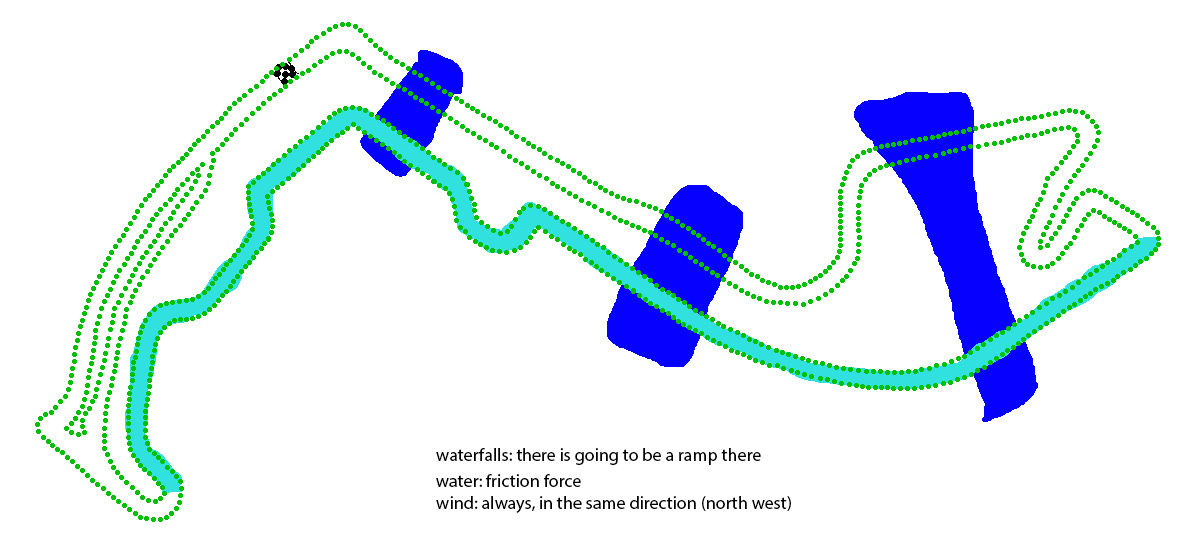
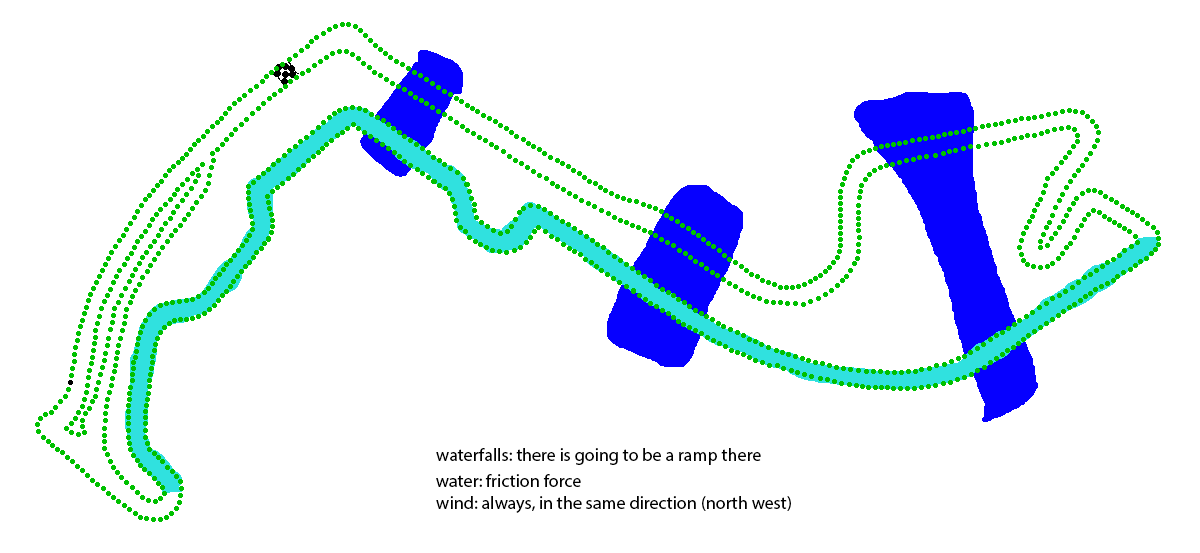
Layer changes from the first 1200 × 553 image to the second:
painted on "Layer 2" over (x1=68, y1=380, x2=73, y2=385)
